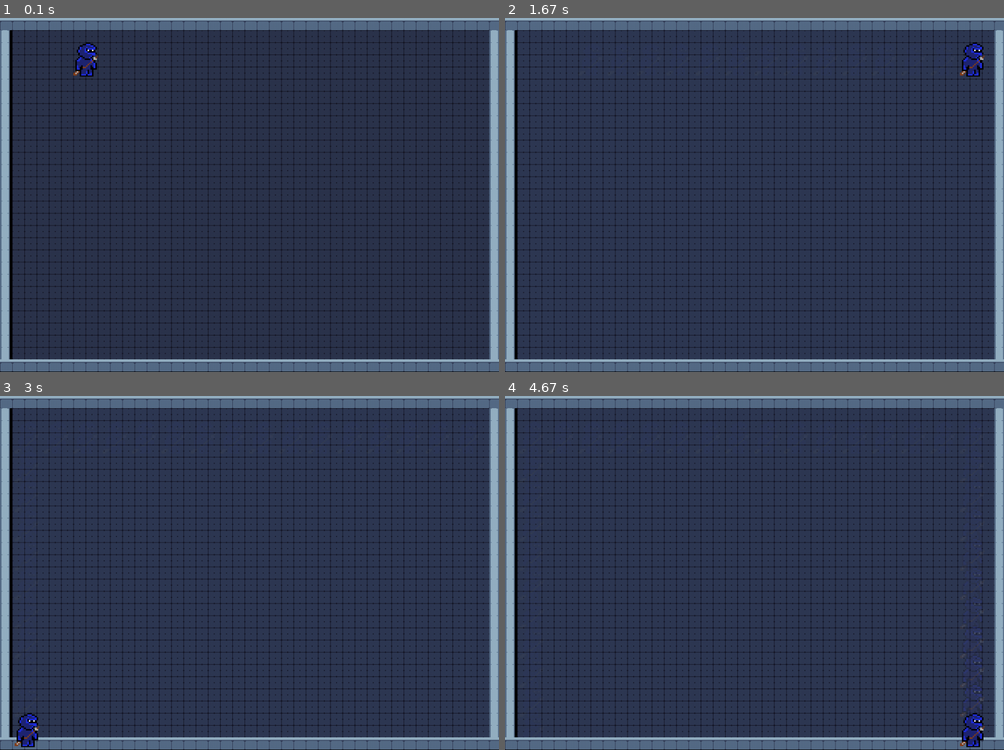
Above: before the commit, frames 1-4 (two rows, left to right).
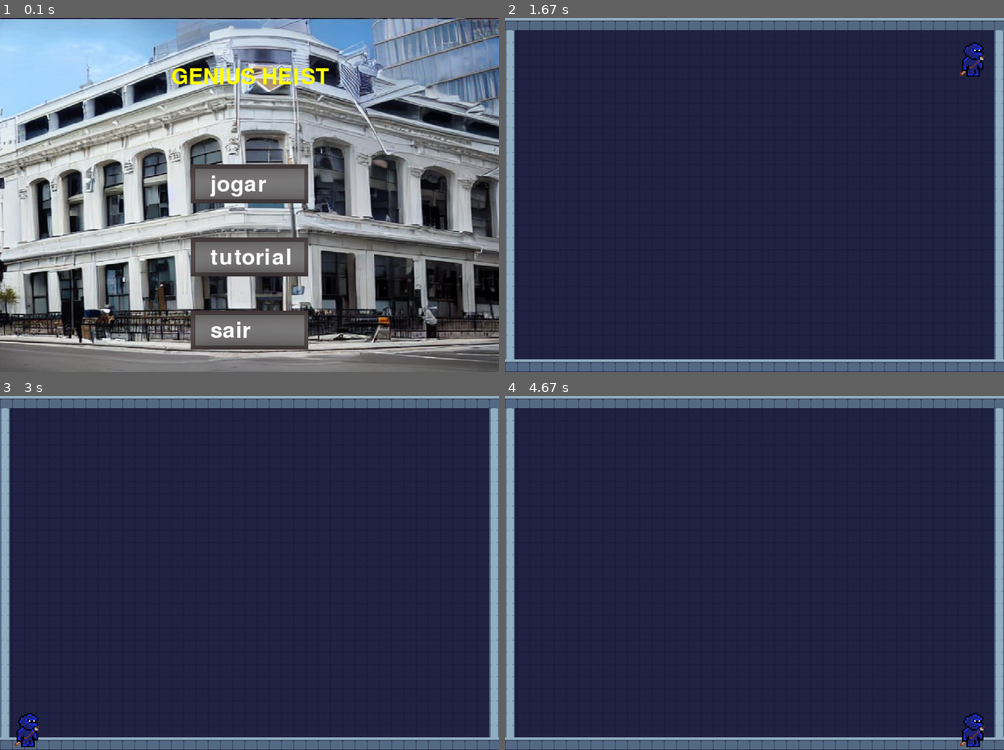
Above: after the commit, the same moments.

Repository: insper-classroom/devlife-23-1-projeto-pygame-gustavoc_sarti
Game: pygame game, started from main.py
Same seed, same stepped clock (60 frames per second), same inputs: the game is played once before the commit and once after it.
Inputs (mouse positions are in pixels of both pictures, inside the frame that each line leads up to):
- Up to frame 1 (0.1 s): no input
- Up to frame 2 (1.67 s): click (754, 184) at 0.38 s, where only the run after the commit has a clickable "jogar"; hold Right 0.67-1.13 s; move the mouse to (734, 209) at 0.7 s
- Up to frame 3 (3 s): hold Left 2-2.53 s; hold Down 2.57-2.87 s
- Up to frame 4 (4.67 s): hold Up 3.33-3.7 s; hold Right 3.73-4.37 s; hold Down from 4.4 s (still down)

The runs differ from the first frame. In frame 1, 93% of the frame differs, in the area x 0-100%, y 0-100%; in frame 2, 0.8%; in frame 3, 1.0%; in frame 4, 1.5%.

Commit message:
First version of the game mechanics // menu added

Diff:
--- a/game.py
+++ b/game.py
@@ -6,8 +6,6 @@
 class Game:
 
     def __init__(self):
-
-        pygame.init()
         self.window = pygame.display.set_mode((SCREEN_WIDTH, SCREEN_HEIGHT))
         pygame.display.set_caption('Genius Heist')
 
@@ -39,6 +37,7 @@
                     self.player = Player((x, y), self.players)
 
     def desenha(self):
+        self.window.fill((30,30,65))
         self.walls.draw(self.window)
         self.sprites.draw(self.window)
         self.players.draw(self.window)
--- a/main.py
+++ b/main.py
@@ -1,4 +1,5 @@
 import game
+import menu
 
-game = game.Game()
-game.start()
+menu = menu.Menu()
+menu.start()
--- /dev/null
+++ b/menu.py
@@ -0,0 +1,92 @@
+from config import *
+import game
+import pygame
+class Menu:
+    #Inicializa os elementos graficos do menu.
+    def __init__(self,):
+        #Inicialização basica
+        pygame.init()
+        self.game = game.Game()
+        pygame.display.set_caption("Menu")
+        self.window = pygame.display.set_mode((SCREEN_WIDTH, SCREEN_HEIGHT))
+
+        #Configura os botões
+        self.button = pygame.image.load('assets/images/menu/button_unselected.jpg')
+        self.button = pygame.transform.scale(self.button, (240, 80))
+
+        #Configura a imagem de fundo
+        self.background = pygame.image.load('assets/images/menu/bank.jpeg')
+        self.background = pygame.transform.scale(self.background,(1020,726))
+
+        #Configura texto dos botões
+        self.botoes = ['jogar','tutorial','sair']
+        self.fonte_padrao = pygame.font.get_default_font()
+        self.fonte = pygame.font.Font(self.fonte_padrao, 45)
+        self.titulo = self.fonte.render('GENIUS HEIST', True, (255,255,0))
+
+    #Desenha as imagens do menu.
+    def desenha_menu(self):
+        self.window.blit(self.background,(0,0))
+
+        self.window.blit(self.titulo,(350,100))
+        for botoes in range(len(self.botoes)):
+            botao = self.fonte.render(f'{self.botoes[botoes]}', True, (255,255,255))
+            self.window.blit(self.button,(390,300+(150*botoes)))
+            self.window.blit(botao,(430,320+(150*botoes)))
+        pygame.display.update()
+
+    #Cria as funções que registram clicks nos botões da tela.
+    def clique_jogar(self):
+        if (
+            390 <= self.mouse_pos[0] and
+            self.mouse_pos[0] <= 390 + 240 and
+            300 <= self.mouse_pos[1] and
+            self.mouse_pos[1] <= 300 + 80
+            ):
+                return True
+        else:
+                return False
+
+    def clique_tutorial(self):
+        if (
+            390 <= self.mouse_pos[0] and
+            self.mouse_pos[0] <= 390 + 240 and
+            450 <= self.mouse_pos[1] and
+            self.mouse_pos[1] <= 450 + 80
+            ):
+                return True
+        else:
+                return False
+
+    def clique_sair(self):
+        if (
+            390 <= self.mouse_pos[0] and
+            self.mouse_pos[0] <= 390 + 240 and
+            600 <= self.mouse_pos[1] and
+            self.mouse_pos[1] <= 600 + 80
+            ):
+                return True
+        else:
+                return False
+
+    #Atualiza as informações do menu conforme o usuario interagir com a tela.
+    def atualiza_estado_menu(self):
+        self.mouse_pos = pygame.mouse.get_pos()
+        for event in pygame.event.get():
+            if event.type == pygame.QUIT:
+                return False
+            if event.type == pygame.MOUSEBUTTONDOWN:
+                if self.clique_jogar():
+                    self.game.start()
+                    return False
+                if self.clique_tutorial():
+                    return False
+                if self.clique_sair():
+                    return False
+
+        return True
+
+    #Função principal que inicia o jogo todo a partir do menu.
+    def start(self):
+        while self.atualiza_estado_menu():
+            self.desenha_menu()
Binary file added: assets/images/menu/bank.jpeg
Binary file added: assets/images/menu/button_selected.jpg
Binary file added: assets/images/menu/button_unselected.jpg
